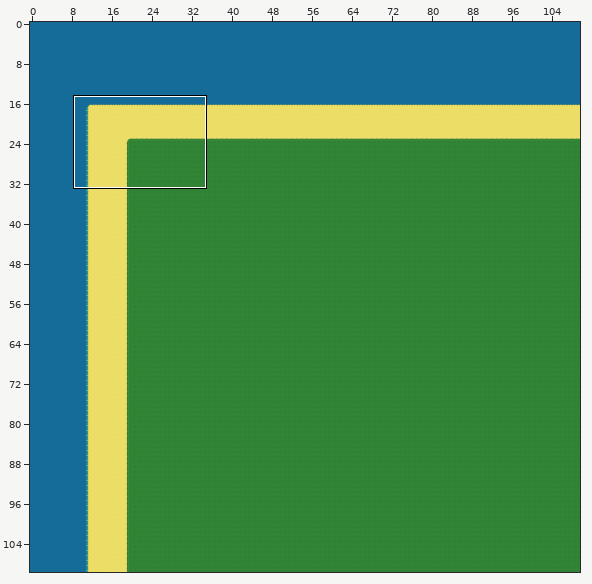
An edit to a level. Tiled map, res/mapSquare.tmx. The first picture is a wide view before the edit; the outline marks the close-up.
Close-up. Old version:
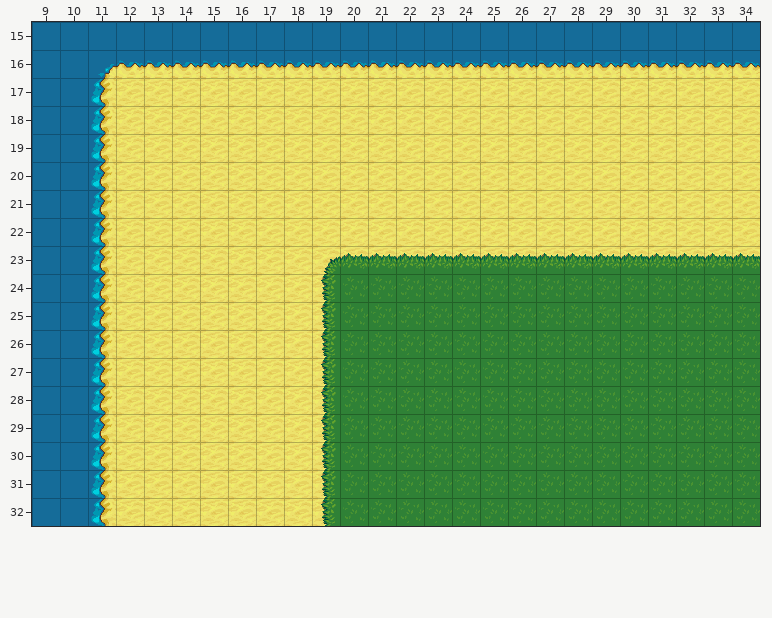
Cells are 32x32 px. Shown: x 9..34, y 15..32.
The result:
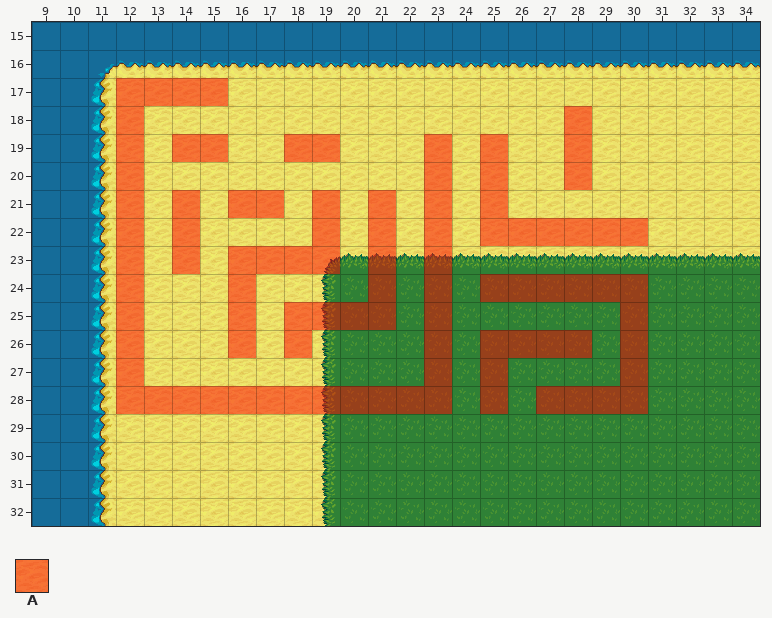
Key: from "Collision": A 0.
_ is an empty cell.
Tiles of an added or newly shown layer are drawn over the layers below it.
See-through tiles are keyed as they look on the map.
Commit message: Added collision on tiledmap
From old to new:
Layer "Collision" (added):
y 17: x 12..15 ____ -> AAAA
y 18: x 12 _ -> A; x 28 _ -> A
y 19: x 12 _ -> A; x 14..15 __ -> AA; x 18..19 __ -> AA; x 23 _ -> A; x 25 _ -> A; x 28 _ -> A
y 20: x 12 _ -> A; x 23 _ -> A; x 25 _ -> A; x 28 _ -> A
y 21: x 12 _ -> A; x 14 _ -> A; x 16..17 __ -> AA; x 19 _ -> A; x 21 _ -> A; x 23 _ -> A; x 25 _ -> A
y 22: x 12 _ -> A; x 14 _ -> A; x 19 _ -> A; x 21 _ -> A; x 23 _ -> A; x 25..30 ______ -> AAAAAA
y 23: x 12 _ -> A; x 14 _ -> A; x 16..19 ____ -> AAAA; x 21 _ -> A; x 23 _ -> A
y 24: x 12 _ -> A; x 16 _ -> A; x 21 _ -> A; x 23 _ -> A; x 25..30 ______ -> AAAAAA
y 25: x 12 _ -> A; x 16 _ -> A; x 18..21 ____ -> AAAA; x 23 _ -> A; x 30 _ -> A
y 26: x 12 _ -> A; x 16 _ -> A; x 18 _ -> A; x 23 _ -> A; x 25..28 ____ -> AAAA; x 30 _ -> A
y 27: x 12 _ -> A; x 23 _ -> A; x 25 _ -> A; x 30 _ -> A
y 28: x 12..23 ____________ -> AAAAAAAAAAAA; x 25 _ -> A; x 27..30 ____ -> AAAA
